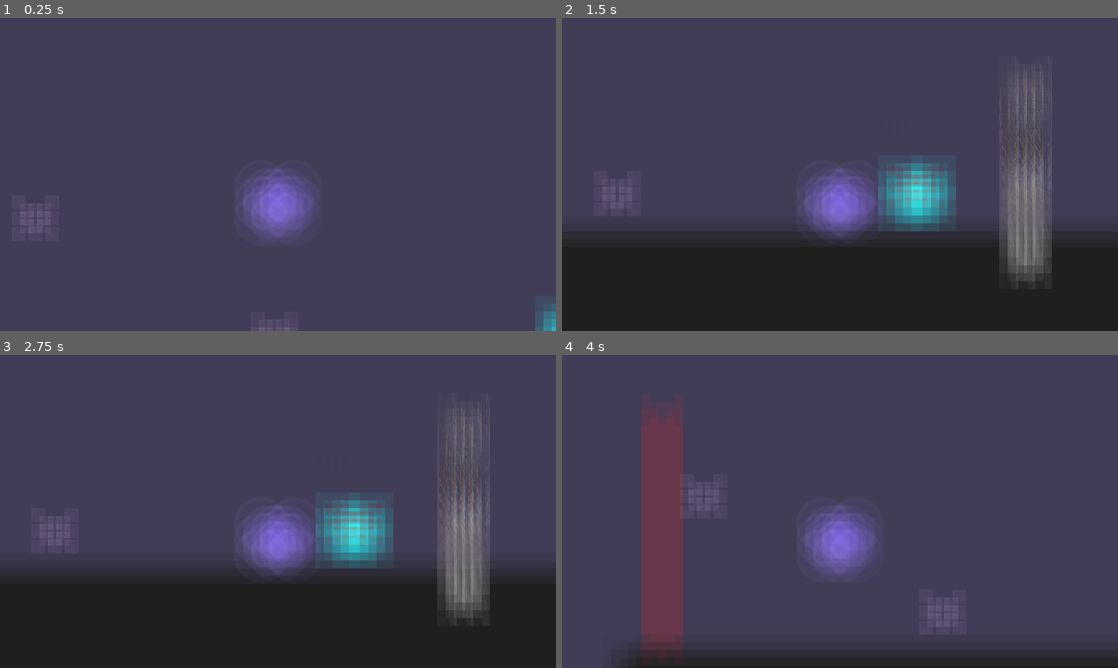
Above: before the commit, frames 1-4 (two rows, left to right).
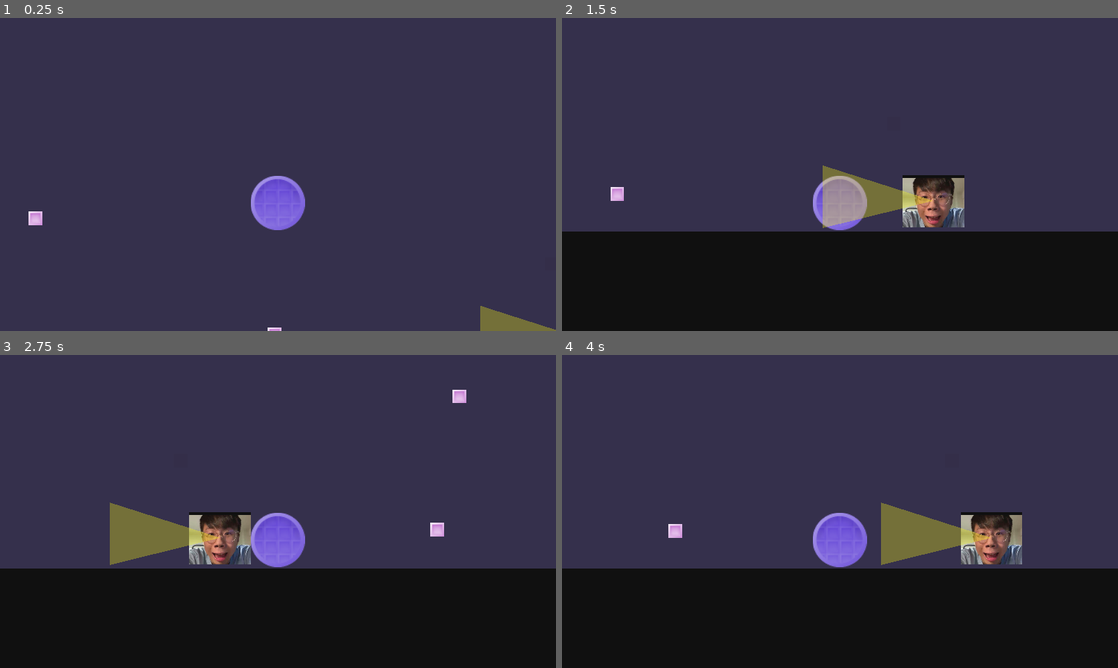
Above: after the commit, the same moments.

Repository: KaratePikachu/JamfestFall2024
Game: Godot game, scene res://Level/test_open_world.tscn
Same seed, same stepped clock (60 frames per second), same inputs: the game is played once before the commit and once after it.
Inputs:
- Up to frame 1 (0.25 s): no input
- Up to frame 2 (1.5 s): hold 5 (equip_drone) 0.53-1.28 s; hold D (move_right) from 0.53 s (still down); tap Space (jump) at 0.77 s; tap 3 (equip_infared) at 1.35 s
- Up to frame 3 (2.75 s): tap Space (jump) at 1.52 s; release D (move_right) at 2.03 s; hold A (move_left) from 2.03 s (still down); hold 8 (equip_kaleidoscope) from 2.03 s (still down)
- Up to frame 4 (4 s): keep holding A (move_left); release 8 (equip_kaleidoscope) at 2.78 s; tap 6 (equip_lidar) at 2.85 s; tap Space (jump) at 3.02, 3.77 s; hold 9 (equip_monocle) from 3.53 s (still down)

The runs differ from the first frame. In frame 1, 4.1% of the frame differs, in the area x 2-100%, y 47-100%; in frame 2, 16%; in frame 3, 19%; in frame 4, 41%, in the area x 0-100%, y 12-100%.

Commit message:
temp save

Diff:
--- a/Enviorment/death_square.tscn
+++ b/Enviorment/DeathSquare/death_square.tscn
@@ -1,6 +1,6 @@
 [gd_scene load_steps=3 format=3 uid="uid://b68p8jegitusu"]
 
-[ext_resource type="Script" path="res://Enviorment/death_square.gd" id="1_1p08j"]
+[ext_resource type="Script" path="res://Enviorment/DeathSquare/death_square.gd" id="1_1p08j"]
 
 [sub_resource type="RectangleShape2D" id="RectangleShape2D_guef2"]
 
--- /dev/null
+++ b/Enviorment/Enemy/enemy.tscn
@@ -0,0 +1,36 @@
+[gd_scene load_steps=5 format=3 uid="uid://qa6itmjrn43y"]
+
+[ext_resource type="Texture2D" uid="uid://c37suxkugq6n0" path="res://Enviorment/Enemy/jonerrrr.png" id="1_xtwwk"]
+
+[sub_resource type="RectangleShape2D" id="RectangleShape2D_ufkie"]
+size = Vector2(105, 91)
+
+[sub_resource type="SegmentShape2D" id="SegmentShape2D_rlefm"]
+a = Vector2(78.69, 1)
+b = Vector2(-111.31, 45)
+
+[sub_resource type="SegmentShape2D" id="SegmentShape2D_0o2so"]
+b = Vector2(-191, -62)
+
+[node name="Enemy" type="CharacterBody2D"]
+
+[node name="Jonerrrr" type="Sprite2D" parent="."]
+scale = Vector2(0.188935, 0.188935)
+texture = ExtResource("1_xtwwk")
+
+[node name="CollisionShape2D" type="CollisionShape2D" parent="."]
+position = Vector2(0.5, 0.5)
+shape = SubResource("RectangleShape2D_ufkie")
+
+[node name="Area2D" type="Area2D" parent="."]
+
+[node name="CollisionShape2D" type="CollisionShape2D" parent="Area2D"]
+position = Vector2(-78.69, 0)
+shape = SubResource("SegmentShape2D_rlefm")
+
+[node name="CollisionShape2D2" type="CollisionShape2D" parent="Area2D"]
+shape = SubResource("SegmentShape2D_0o2so")
+
+[node name="VisionCone" type="Polygon2D" parent="Area2D"]
+color = Color(1, 1, 0, 0.309804)
+polygon = PackedVector2Array(0, -1, -191, -62, -191, 46)
--- a/Interactable/Door/Door.tscn
+++ b/Interactable/Door/Door.tscn
@@ -1,7 +1,6 @@
-[gd_scene load_steps=4 format=3 uid="uid://lpj2ux5e6qek"]
+[gd_scene load_steps=3 format=3 uid="uid://lpj2ux5e6qek"]
 
 [ext_resource type="Script" path="res://Interactable/Door/door.gd" id="1_hov6w"]
-[ext_resource type="Texture2D" uid="uid://du2ny8sqqteyb" path="res://IMG_4576.JPEG" id="2_55n8l"]
 
 [sub_resource type="RectangleShape2D" id="RectangleShape2D_xhvvb"]
 size = Vector2(31, 39)
@@ -13,7 +12,7 @@
 position = Vector2(15.5, 20.5)
 shape = SubResource("RectangleShape2D_xhvvb")
 
-[node name="DoorSprite" type="Sprite2D" parent="."]
-position = Vector2(16, 21)
-scale = Vector2(0.01, -0.01)
-texture = ExtResource("2_55n8l")
+[node name="DoorSprite" type="ColorRect" parent="."]
+offset_top = 1.0
+offset_right = 32.0
+offset_bottom = 41.0
--- a/Interactable/Door/door.gd
+++ b/Interactable/Door/door.gd
@@ -1,18 +1,17 @@
 extends StaticBody2D
 
 @export var open := false
-@export var color := Color(0,0,0)
+@export var color : Color
 
 func _on_ready() -> void:
 	$DoorSprite.color = color
-
 # Called when the node enters the scene tree for the first time.
 func _on_triggered() -> void:
 	print("WAHHHHHHHH")
 	open = !open
 	if(open):
-		$DoorSprite.modulate.a = 100
+		$DoorSprite.self_modulate.a = 0.2
 		$CollisionArea.set_deferred("disabled", true)
 	else:
-		$DoorSprite.modulate.a = 20
+		$DoorSprite.self_modulate.a = 1.0
 		$CollisionArea.set_deferred("disabled", false)
--- a/Level/test_open_world.tscn
+++ b/Level/test_open_world.tscn
@@ -1,12 +1,13 @@
-[gd_scene load_steps=13 format=3 uid="uid://d1kjkl2jsqa1j"]
+[gd_scene load_steps=14 format=3 uid="uid://d1kjkl2jsqa1j"]
 
 [ext_resource type="Shader" path="res://Shaders/Blur.gdshader" id="1_of5qh"]
 [ext_resource type="PackedScene" uid="uid://u5vlmp8hm4ku" path="res://Player/player.tscn" id="1_svam2"]
-[ext_resource type="PackedScene" uid="uid://b68p8jegitusu" path="res://Enviorment/death_square.tscn" id="2_sh6tp"]
+[ext_resource type="PackedScene" uid="uid://b68p8jegitusu" path="res://Enviorment/DeathSquare/death_square.tscn" id="2_sh6tp"]
 [ext_resource type="Texture2D" uid="uid://cxl5cvsgyxcoe" path="res://Level/TestLevel/princess.png" id="2_wrlyu"]
 [ext_resource type="PackedScene" uid="uid://bmvu0eqsw4qql" path="res://Interactable/Switch/switch.tscn" id="4_2pa1x"]
 [ext_resource type="PackedScene" uid="uid://lpj2ux5e6qek" path="res://Interactable/Door/Door.tscn" id="6_mqqco"]
 [ext_resource type="PackedScene" uid="uid://dp7fxu33gf8m0" path="res://Canvas/vision_effects.tscn" id="6_o2frb"]
+[ext_resource type="PackedScene" uid="uid://qa6itmjrn43y" path="res://Enviorment/Enemy/enemy.tscn" id="8_ovm8l"]
 
 [sub_resource type="RectangleShape2D" id="RectangleShape2D_jw1re"]
 size = Vector2(1527.41, 382.014)
@@ -107,10 +108,16 @@
 texture = ExtResource("2_wrlyu")
 
 [node name="Switch" parent="." instance=ExtResource("4_2pa1x")]
-position = Vector2(993, 529)
+position = Vector2(1885, 567)
 color = Color(0.6, 0.6, 0.6, 1)
 
+[node name="Door" parent="." instance=ExtResource("6_mqqco")]
+position = Vector2(2057, 352)
+scale = Vector2(1.08, 8.64)
+color = Color(1, 0, 0, 1)
+
 [node name="VisionEffects" parent="." instance=ExtResource("6_o2frb")]
+visible = false
 
 [node name="CanvasLayer" type="CanvasLayer" parent="."]
 
@@ -124,8 +131,7 @@
 size_flags_horizontal = 3
 size_flags_vertical = 3
 
-[node name="Door" parent="." instance=ExtResource("6_mqqco")]
-position = Vector2(1165, 314)
-scale = Vector2(1.08, 8.64)
+[node name="Enemy" parent="." instance=ExtResource("8_ovm8l")]
+position = Vector2(1023, 545)
 
 [connection signal="triggered" from="Switch" to="Door" method="_on_triggered"]
Renamed: Enviorment/death_square.gd -> Enviorment/DeathSquare/death_square.gd
Binary file added: Enviorment/Enemy/jonerrrr.png
Not shown, added: Enviorment/Enemy/jonerrrr.png.import
